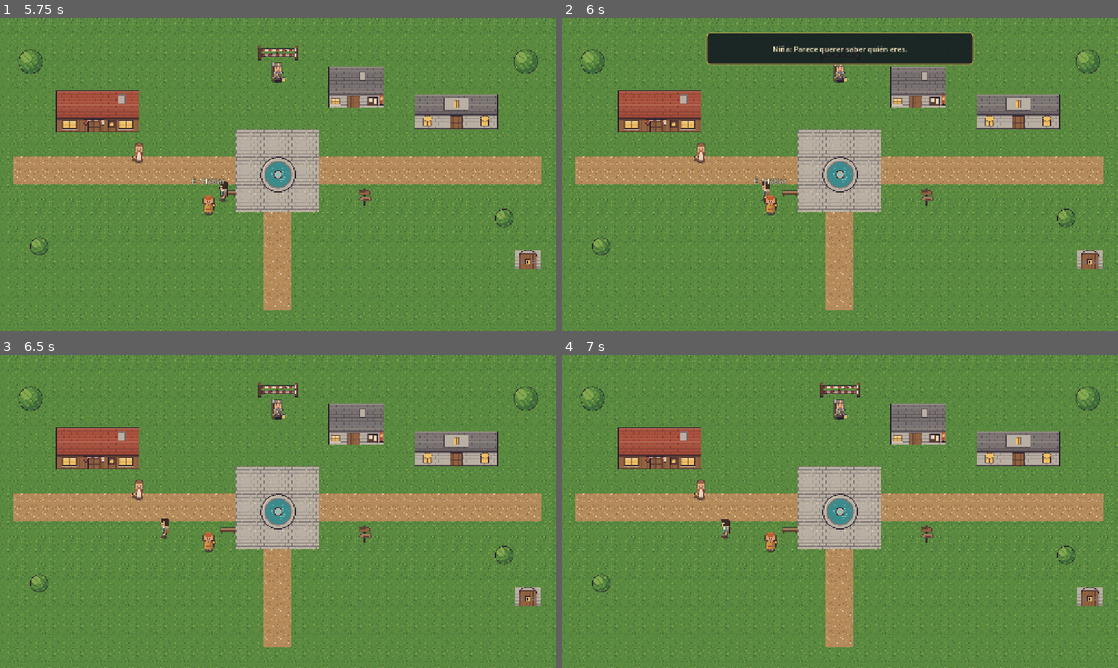
Above: before the commit, frames 1-4 (two rows, left to right).
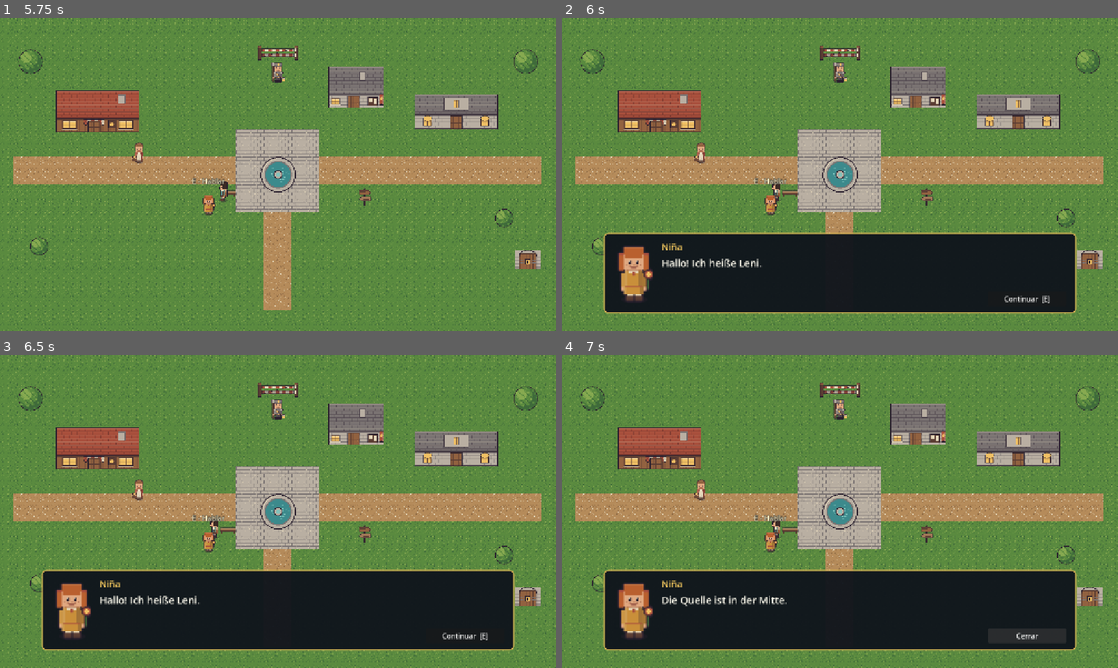
Above: after the commit, the same moments.

Repository: YOOUYII/Ecos_de_Nara
Game: Godot game, scene res://scenes/main/main.tscn
Two runs of this game, one before a commit and one after it. Both use one fixed random seed, a clock stepped at 60 frames per second and the inputs below.
Inputs (mouse positions are in pixels of both pictures, inside the frame that each line leads up to):
- Up to frame 1 (5.75 s): click "Nueva partida" at 0.5 s; click "Elegir forastero" at 1.25 s; click "Comenzar aventura" at 2 s; click "Abrir los ojos" at 2.75 s; tap Enter at 3.5, 5 s; hold E (interact) 3.53-4.28 s; hold W (move_up) 3.53-5.03 s; tap Space at 4.25 s; tap E (interact) at 4.35 s; hold A (move_left) from 5.03 s (still down); hold E (interact) from 5.03 s (still down)
- Up to frame 2 (6 s): keep holding A (move_left); release E (interact) at 5.78 s; tap E (interact) at 5.85 s
- Up to frame 3 (6.5 s): keep holding A (move_left)
- Up to frame 4 (7 s): release A (move_left) at 6.5 s; click (1029, 636) at 6.5 s, where only the run after the commit has a clickable "Continuar [E]"

Frame 1 is identical in both runs. In frame 2, 27% of the frame differs, in the area x 7-93%, y 4-95%; in frame 3, 22%; in frame 4, 22%.

Commit message:
feat: implementar diálogos contextuales en alemán

Diff:
--- /dev/null
+++ b/data/dialogues/pueblo.json
@@ -0,0 +1,74 @@
+{
+  "dialogues": {
+    "panadera": {
+      "variants": [
+        {
+          "condition": { "relationship": "friendly" },
+          "context": "La panadera señala el pan recién horneado de su puesto.",
+          "portrait": "res://assets/art/characters/npcs/npc_panadera_idle.png",
+          "effects": [],
+          "lines": [
+            "Guten Morgen! Ich bin die Bäckerin.",
+            "Das Brot ist warm. Möchtest du Brot?"
+          ]
+        },
+        {
+          "condition": {},
+          "context": "La panadera continúa ordenando sus panes.",
+          "portrait": "res://assets/art/characters/npcs/npc_panadera_idle.png",
+          "effects": [],
+          "lines": [
+            "Hallo. Das ist meine Bäckerei.",
+            "Brot und Wasser sind hier."
+          ]
+        }
+      ]
+    },
+    "guardia": {
+      "variants": [
+        {
+          "condition": { "relationship": "wary" },
+          "context": "El guardia mantiene la salida del bosque cerrada.",
+          "portrait": "res://assets/art/characters/npcs/npc_guardia_idle.png",
+          "effects": [],
+          "lines": [
+            "Halt! Wer bist du?",
+            "Der Wald ist heute geschlossen."
+          ]
+        },
+        {
+          "condition": {},
+          "context": "El guardia observa el camino al bosque.",
+          "portrait": "res://assets/art/characters/npcs/npc_guardia_idle.png",
+          "effects": [],
+          "lines": [
+            "Guten Tag. Der Weg ist dort."
+          ]
+        }
+      ]
+    },
+    "nina": {
+      "variants": [
+        {
+          "condition": { "relationship": "neutral" },
+          "context": "La niña mira la fuente de la plaza con curiosidad.",
+          "portrait": "res://assets/art/characters/npcs/npc_nina_idle.png",
+          "effects": [],
+          "lines": [
+            "Hallo! Ich heiße Leni.",
+            "Die Quelle ist in der Mitte."
+          ]
+        },
+        {
+          "condition": {},
+          "context": "La niña se queda cerca de la plaza.",
+          "portrait": "res://assets/art/characters/npcs/npc_nina_idle.png",
+          "effects": [],
+          "lines": [
+            "Hallo! Die Quelle ist schön."
+          ]
+        }
+      ]
+    }
+  }
+}
--- a/project.godot
+++ b/project.godot
@@ -19,6 +19,7 @@
 
 GameManager="*res://scripts/autoload/game_manager.gd"
 StoryProgress="*res://scripts/autoload/story_progress.gd"
+DialogueManager="*res://scripts/autoload/dialogue_manager.gd"
 
 [display]
 
--- /dev/null
+++ b/scenes/ui/dialogue_box.tscn
@@ -0,0 +1,79 @@
+[gd_scene load_steps=2 format=3]
+
+[ext_resource type="Script" path="res://scripts/ui/dialogue_box.gd" id="1_dialogue_box"]
+
+[sub_resource type="StyleBoxFlat" id="dialogue_panel_style"]
+bg_color = Color(0.06, 0.08, 0.11, 0.96)
+border_width_left = 3
+border_width_top = 3
+border_width_right = 3
+border_width_bottom = 3
+border_color = Color(0.82, 0.68, 0.32, 1)
+corner_radius_top_left = 10
+corner_radius_top_right = 10
+corner_radius_bottom_right = 10
+corner_radius_bottom_left = 10
+
+[node name="DialogueBox" type="CanvasLayer"]
+layer = 10
+script = ExtResource("1_dialogue_box")
+
+[node name="DialogueRoot" type="Control" parent="."]
+layout_mode = 3
+anchors_preset = 15
+anchor_right = 1.0
+anchor_bottom = 1.0
+grow_horizontal = 2
+grow_vertical = 2
+mouse_filter = 2
+
+[node name="Panel" type="PanelContainer" parent="DialogueRoot"]
+layout_mode = 0
+offset_left = 96.0
+offset_top = 494.0
+offset_right = 1184.0
+offset_bottom = 680.0
+theme_override_styles/panel = SubResource("dialogue_panel_style")
+mouse_filter = 0
+
+[node name="MarginContainer" type="MarginContainer" parent="DialogueRoot/Panel"]
+layout_mode = 2
+theme_override_constants/margin_left = 20
+theme_override_constants/margin_top = 14
+theme_override_constants/margin_right = 20
+theme_override_constants/margin_bottom = 14
+
+[node name="Content" type="HBoxContainer" parent="DialogueRoot/Panel/MarginContainer"]
+layout_mode = 2
+theme_override_constants/separation = 18
+
+[node name="Portrait" type="TextureRect" parent="DialogueRoot/Panel/MarginContainer/Content"]
+custom_minimum_size = Vector2(92, 120)
+layout_mode = 2
+expand_mode = 1
+stretch_mode = 5
+
+[node name="TextColumn" type="VBoxContainer" parent="DialogueRoot/Panel/MarginContainer/Content"]
+layout_mode = 2
+size_flags_horizontal = 3
+theme_override_constants/separation = 7
+
+[node name="SpeakerLabel" type="Label" parent="DialogueRoot/Panel/MarginContainer/Content/TextColumn"]
+layout_mode = 2
+theme_override_colors/font_color = Color(0.96, 0.79, 0.37, 1)
+theme_override_font_sizes/font_size = 21
+text = "Habitante"
+
+[node name="DialogueLabel" type="Label" parent="DialogueRoot/Panel/MarginContainer/Content/TextColumn"]
+layout_mode = 2
+size_flags_vertical = 3
+theme_override_colors/font_color = Color(0.96, 0.95, 0.9, 1)
+theme_override_font_sizes/font_size = 23
+autowrap_mode = 2
+
+[node name="NextButton" type="Button" parent="DialogueRoot/Panel/MarginContainer/Content/TextColumn"]
+custom_minimum_size = Vector2(180, 34)
+layout_mode = 2
+size_flags_horizontal = 8
+theme_override_font_sizes/font_size = 16
+text = "Continuar  [E]"
--- /dev/null
+++ b/scripts/autoload/dialogue_manager.gd
@@ -0,0 +1,116 @@
+extends Node
+
+## Lee el contenido desde JSON y controla una conversación activa.
+## No contiene traducciones: el significado se registrará en la libreta (Sección 6).
+signal dialogue_closed
+
+const DIALOGUE_BOX_SCENE := preload("res://scenes/ui/dialogue_box.tscn")
+const DIALOGUE_DATA_PATH := "res://data/dialogues/pueblo.json"
+
+var is_dialogue_open := false
+var current_npc: Npc
+var current_lines: Array = []
+var current_line_index := 0
+var current_portrait_path := ""
+var dialogue_data: Dictionary = {}
+var dialogue_box: DialogueBox
+
+
+func _ready() -> void:
+	_load_dialogue_data()
+	dialogue_box = DIALOGUE_BOX_SCENE.instantiate()
+	add_child(dialogue_box)
+	dialogue_box.advance_requested.connect(advance_dialogue)
+
+
+func start_dialogue(npc: Npc) -> bool:
+	if is_dialogue_open:
+		return false
+	var variant := _get_matching_variant(npc)
+	if variant.is_empty():
+		return false
+
+	current_npc = npc
+	# duplicate() evita vaciar las líneas guardadas en dialogue_data al cerrar.
+	current_lines = (variant.get("lines", []) as Array).duplicate()
+	current_portrait_path = variant.get("portrait", "")
+	current_line_index = 0
+	if current_lines.is_empty() or current_portrait_path.is_empty():
+		return false
+
+	is_dialogue_open = true
+	_show_current_line()
+	return true
+
+
+func advance_dialogue() -> void:
+	if not is_dialogue_open:
+		return
+	current_line_index += 1
+	if current_line_index >= current_lines.size():
+		close_dialogue()
+		return
+	_show_current_line()
+
+
+func close_dialogue() -> void:
+	if not is_dialogue_open:
+		return
+	is_dialogue_open = false
+	current_npc = null
+	current_lines.clear()
+	dialogue_box.hide_dialogue()
+	dialogue_closed.emit()
+
+
+func _input(event: InputEvent) -> void:
+	if is_dialogue_open and event.is_action_pressed("interact") and not event.is_echo():
+		advance_dialogue()
+		get_viewport().set_input_as_handled()
+
+
+func _show_current_line() -> void:
+	dialogue_box.show_line(
+		current_npc.display_name,
+		str(current_lines[current_line_index]),
+		current_portrait_path,
+		current_line_index == current_lines.size() - 1
+	)
+
+
+func _load_dialogue_data() -> void:
+	var file := FileAccess.open(DIALOGUE_DATA_PATH, FileAccess.READ)
+	if file == null:
+		push_error("No se encontró el archivo de diálogos: %s" % DIALOGUE_DATA_PATH)
+		return
+	var parsed_data = JSON.parse_string(file.get_as_text())
+	if parsed_data is Dictionary:
+		dialogue_data = parsed_data
+	else:
+		push_error("El archivo de diálogos no contiene un objeto JSON válido.")
+
+
+func _get_matching_variant(npc: Npc) -> Dictionary:
+	var npc_data: Dictionary = dialogue_data.get("dialogues", {}).get(npc.npc_id, {})
+	for variant in npc_data.get("variants", []):
+		if _condition_matches(variant.get("condition", {}), npc):
+			return variant
+	return {}
+
+
+func _condition_matches(condition: Dictionary, npc: Npc) -> bool:
+	var required_relationship := str(condition.get("relationship", ""))
+	if not required_relationship.is_empty() and required_relationship != _relationship_name(npc.relationship):
+		return false
+	var required_flag := str(condition.get("progress_flag", ""))
+	return required_flag.is_empty() or StoryProgress.has_flag(required_flag)
+
+
+func _relationship_name(value: Npc.Relationship) -> String:
+	match value:
+		Npc.Relationship.FRIENDLY:
+			return "friendly"
+		Npc.Relationship.WARY:
+			return "wary"
+		_:
+			return "neutral"
--- a/scripts/autoload/story_progress.gd
+++ b/scripts/autoload/story_progress.gd
@@ -12,7 +12,12 @@
 	ZONE_BOSQUE: false,
 	ZONE_RIO: false,
 }
+var flags: Dictionary = {}
 
 
 func can_enter(zone: String) -> bool:
 	return unlocked_zones.get(zone, false)
+
+
+func has_flag(flag: String) -> bool:
+	return flags.get(flag, false)
--- a/scripts/player/player.gd
+++ b/scripts/player/player.gd
@@ -17,6 +17,10 @@
 				frame_texture.atlas = character_sheet
 
 func _physics_process(_delta: float) -> void:
+	if DialogueManager.is_dialogue_open:
+		velocity = Vector2.ZERO
+		_update_visual(Vector2.ZERO)
+		return
 	var direction := Input.get_vector("move_left", "move_right", "move_up", "move_down")
 	velocity = direction * speed
 	move_and_slide()
--- /dev/null
+++ b/scripts/ui/dialogue_box.gd
@@ -0,0 +1,35 @@
+class_name DialogueBox
+extends CanvasLayer
+
+signal advance_requested
+
+@onready var panel: PanelContainer = $DialogueRoot/Panel
+@onready var speaker_label: Label = $DialogueRoot/Panel/MarginContainer/Content/TextColumn/SpeakerLabel
+@onready var dialogue_label: Label = $DialogueRoot/Panel/MarginContainer/Content/TextColumn/DialogueLabel
+@onready var portrait: TextureRect = $DialogueRoot/Panel/MarginContainer/Content/Portrait
+@onready var next_button: Button = $DialogueRoot/Panel/MarginContainer/Content/TextColumn/NextButton
+
+
+func _ready() -> void:
+	hide_dialogue()
+	next_button.pressed.connect(func() -> void: advance_requested.emit())
+
+
+func show_line(speaker: String, line: String, portrait_path: String, is_last_line: bool) -> void:
+	speaker_label.text = speaker
+	dialogue_label.text = line
+	next_button.text = "Cerrar" if is_last_line else "Continuar  [E]"
+	portrait.texture = _create_portrait_texture(portrait_path)
+	panel.show()
+
+
+func hide_dialogue() -> void:
+	panel.hide()
+
+
+func _create_portrait_texture(portrait_path: String) -> AtlasTexture:
+	var portrait_texture := AtlasTexture.new()
+	portrait_texture.atlas = load(portrait_path)
+	# Los sprites provisionales usan una primera celda de 32 x 48 px.
+	portrait_texture.region = Rect2(0, 0, 32, 48)
+	return portrait_texture
--- a/scripts/world/world_test.gd
+++ b/scripts/world/world_test.gd
@@ -5,9 +5,6 @@
 @onready var notice_panel: PanelContainer = $HUD/NoticePanel
 @onready var notice_label: Label = $HUD/NoticePanel/MarginContainer/NoticeLabel
 @onready var notice_timer: Timer = $HUD/NoticeTimer
-
-var active_npc: Npc
-
 
 func _ready() -> void:
 	StoryProgress.current_zone = StoryProgress.ZONE_PUEBLO
@@ -25,27 +22,15 @@
 
 
 func _on_npc_interaction_requested(npc: Npc) -> void:
-	var reaction := ""
-	match npc.relationship:
-		Npc.Relationship.FRIENDLY:
-			reaction = "Te observa con curiosidad."
-		Npc.Relationship.WARY:
-			reaction = "Te vigila con desconfianza."
-		_:
-			reaction = "Parece querer saber quién eres."
-	active_npc = npc
-	_show_notice("%s: %s" % [npc.display_name, reaction])
+	DialogueManager.start_dialogue(npc)
 
 
 func _on_npc_interaction_cancelled(npc: Npc) -> void:
-	if active_npc == npc:
-		notice_timer.stop()
-		notice_panel.hide()
-		active_npc = null
+	if DialogueManager.is_dialogue_open and DialogueManager.current_npc == npc:
+		DialogueManager.close_dialogue()
 
 
 func show_access_notice(message: String) -> void:
-	active_npc = null
 	_show_notice(message)
 
 
@@ -57,4 +42,3 @@
 
 func _on_notice_timer_timeout() -> void:
 	notice_panel.hide()
-	active_npc = null
Not shown, added: scripts/autoload/dialogue_manager.gd.uid
Not shown, added: scripts/ui/dialogue_box.gd.uid
